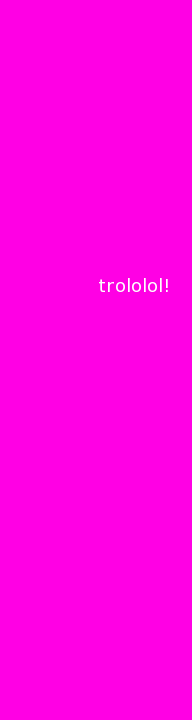
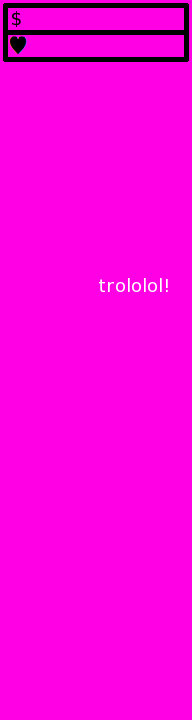
Layer changes from the first 192×720 image to the second:
added layer "Hjärta" above "lives border" over (9, 36, 27, 55)
added layer "lives border" above "$" over (3, 30, 189, 62)
added layer "$" above "money border" over (12, 11, 21, 27)
added layer "money border" above "trololol!" over (3, 3, 189, 35)
